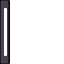
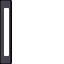
Layered file, before and after one edit (w=64, h=64). Changes by layer:
painted on "WallLight" over [6, 8, 9, 56]
painted on "WallLightBase" over [6, 0, 12, 64]
